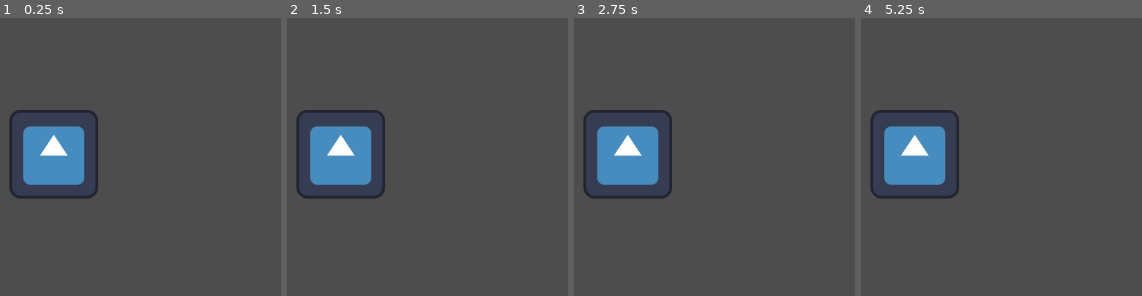
Above: before the commit, frames 1-4 (left to right).
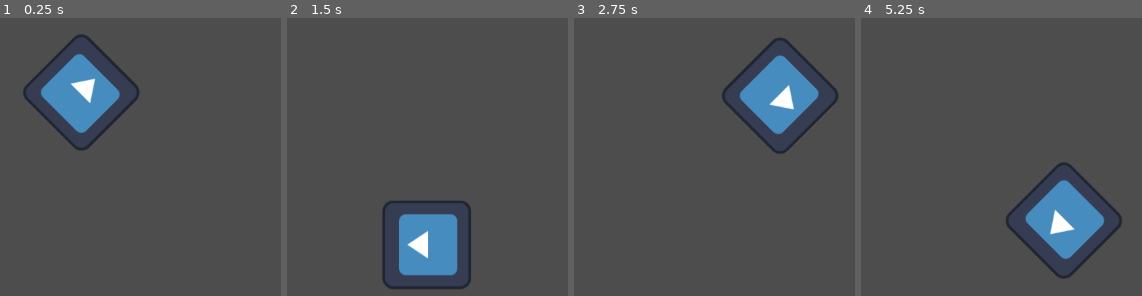
Above: after the commit, the same moments.

Repository: BenjaminLawrence/FirstScript
Game: Godot game, scene res://sprite_2d.tscn
Two runs of this game, one before a commit and one after it. Both use one fixed random seed, a clock stepped at 60 frames per second and the inputs below. The project has no main scene, so this scene is started directly. The engine's default icon, where the game draws it, is replaced by a stand-in: a white triangle on a blue panel in a dark square.
Inputs:
- Up to frame 1 (0.25 s): no input
- Up to frame 2 (1.5 s): no input
- Up to frame 3 (2.75 s): no input
- Up to frame 4 (5.25 s): no input

The runs differ from the first frame. In frame 1, 11% of the frame differs, in the area x 3-50%, y 5-66%; in frame 2, 12%; in frame 3, 12%, in the area x 3-94%, y 7-66%; in frame 4, 12%.

Commit message:
Created rotational script

Diff:
--- a/sprite_2d.gd
+++ b/sprite_2d.gd
@@ -1,4 +1,9 @@
 extends Sprite2D
 
-func _init():
-	print("Hello, world!")
+var speed = 400
+var angular_speed = PI
+
+func _process(delta):
+	rotation += angular_speed * delta
+	var velocity = Vector2.UP.rotated(rotation) * speed
+	position += velocity * delta
